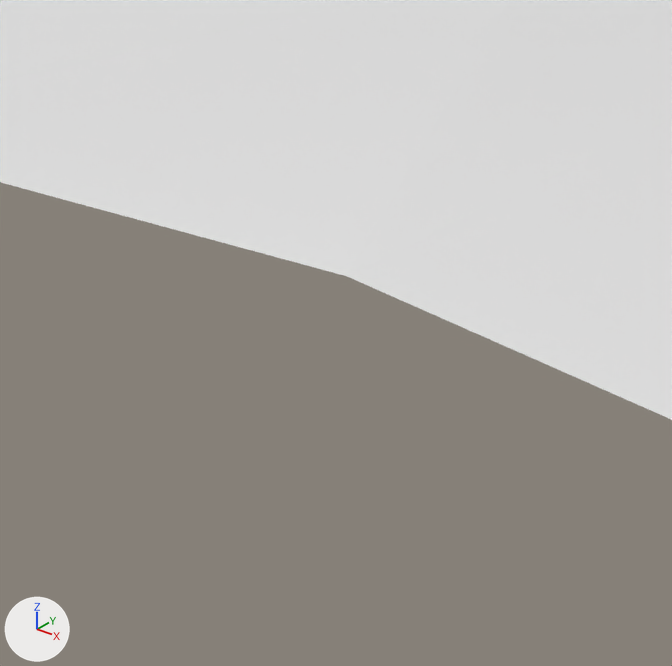
A saved change to the Blender file other stuff/blender assets/env/groundTiles/ravineMedium.blend.
Before and after are seen from a 50 mm lens placed at (2.7, -152.67, 1.81), pointed at (0.04, -149.34, -0.26). The axes (+X, +Y, +Z) are drawn at lower left. The lights are the same throughout.
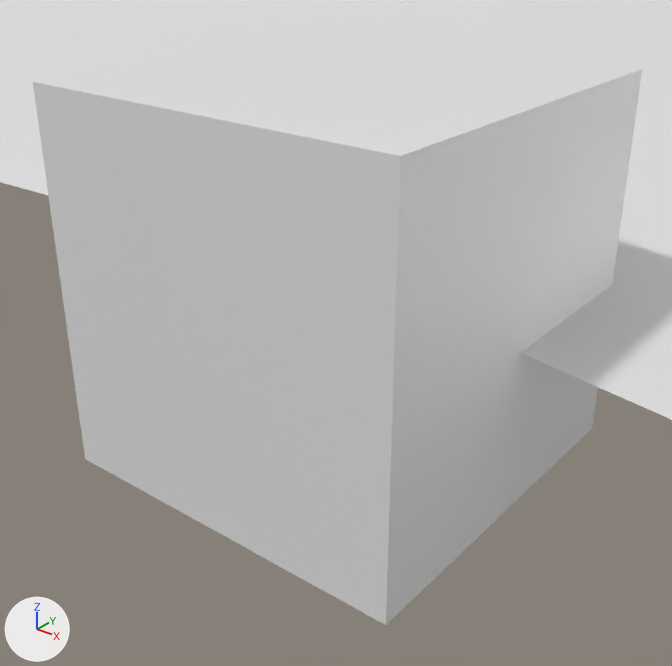
What differs and where, as boxes (x1, y1, x2, y2) in the pictures (672 x 666 px):
'nextSpanwPint.004', added: after (33, 31, 642, 625)
'Plane.002', unchanged, covered by the edit: (0, 0, 672, 420) in both

What changed in the scene script:
```text
Add me_cube_005:
    me_cube_005.from_pydata(...)  # a box spanning x -1.0..1.0, y -1.0..1.0, z -1.0..1.0
Add ob_nextspanwpint_004:
    ob_nextspanwpint_004 = bpy.data.objects.new('nextSpanwPint.004', me_cube_005)
    ob_nextspanwpint_004.parent = ob_plane_002
    ob_nextspanwpint_004.location = (0.0, -149.2, 0.0)
```
